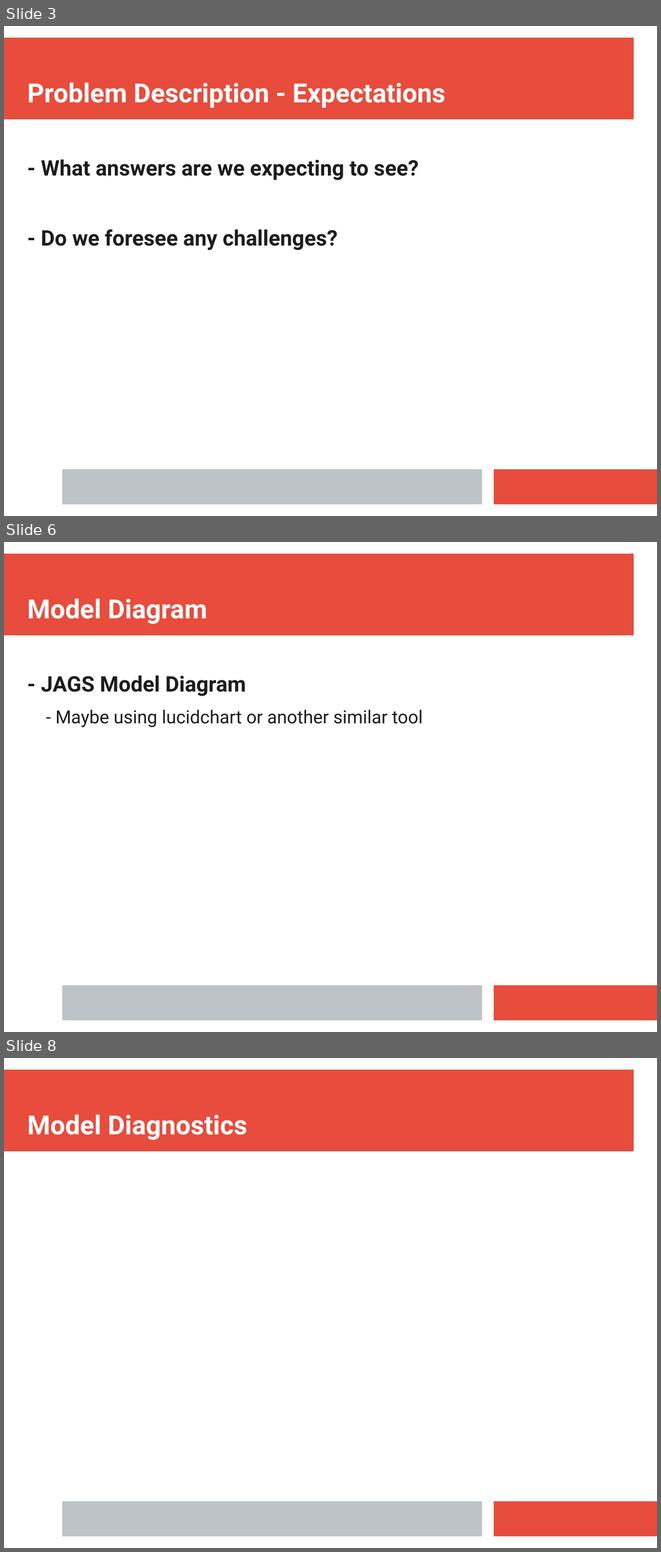
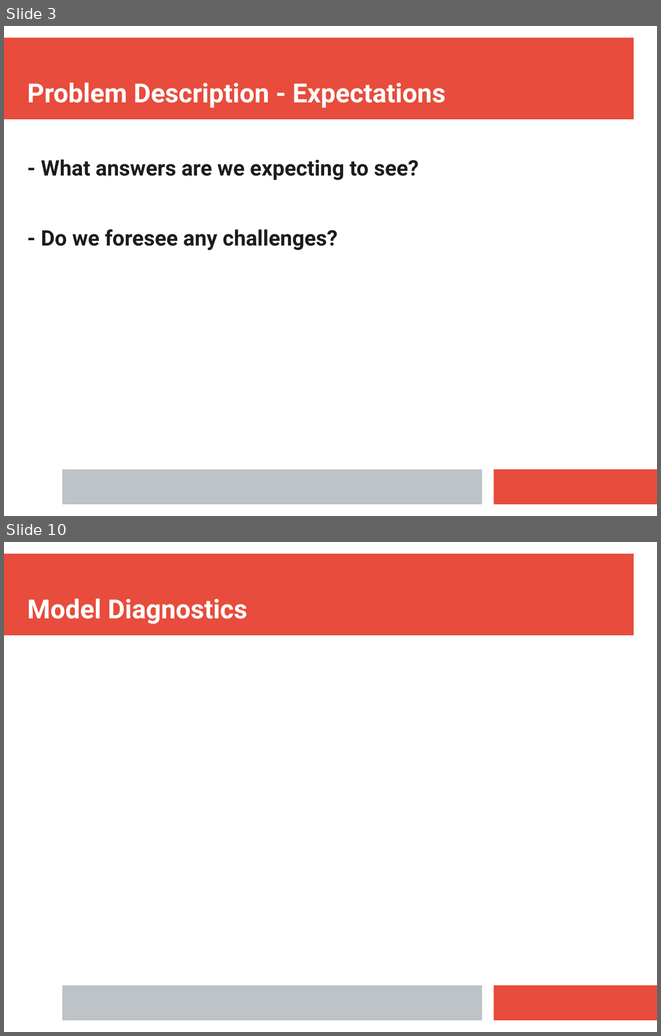
Before and after one commit to tim-kirkbride/BayesianAssignment, a slide deck: Presentation.pptx. Shown one above the other, each under a label of ours: slides 3, 6 and 8 before the commit, slides 3 and 10 after it; the slides between them are not shown. The pictures are 661x1552 and 661x1036 pixels, drawn with LibreOffice and Linux fonts; fonts in the diff are those of the drawing. Boxes give left, top, right and bottom in pixels: in the first picture for what was removed or moved away, otherwise in the second. Text is boxed around its words. In the diff, an @@ line names an element or a change of style, - is before the commit and + after.

```diff
--- a/Presentation.pptx
+++ b/Presentation.pptx
@@ slide 6 removed at <box>4,542,657,1032</box>, background #FFFFFF; not listed: 3 template elements that a slide beside it also shows @@
@@ text removed at <box>27,598,207,624</box> @@
-Model Diagram
@@ text removed at <box>41,675,423,728</box> @@
-- JAGS Model Diagram
-  - Maybe using lucidchart or another similar tool
@@ what was slide 8 is now slide 10 @@
```
Also in this commit, not shown: 1 slide changed, 5 slides added, 2 other slides removed.
